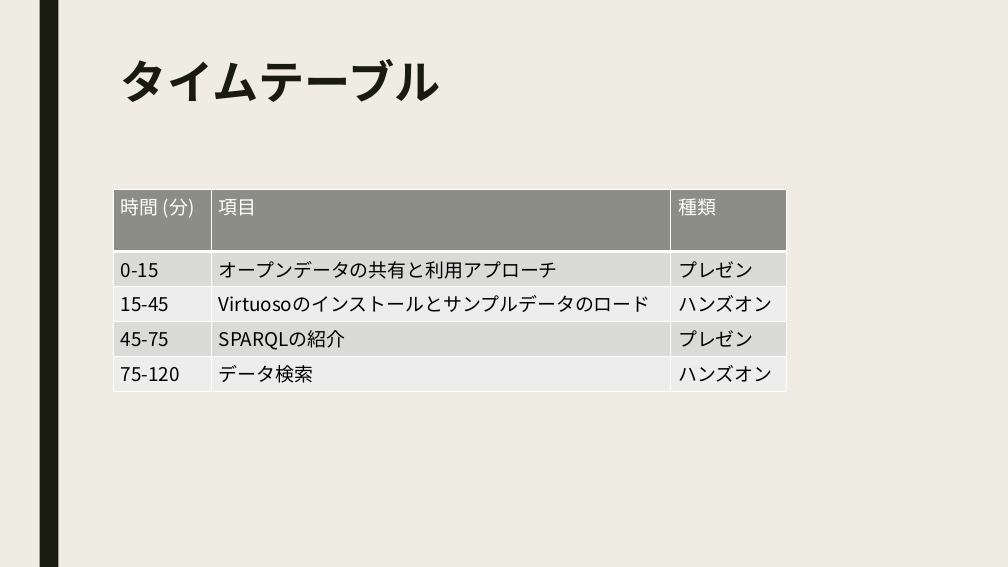
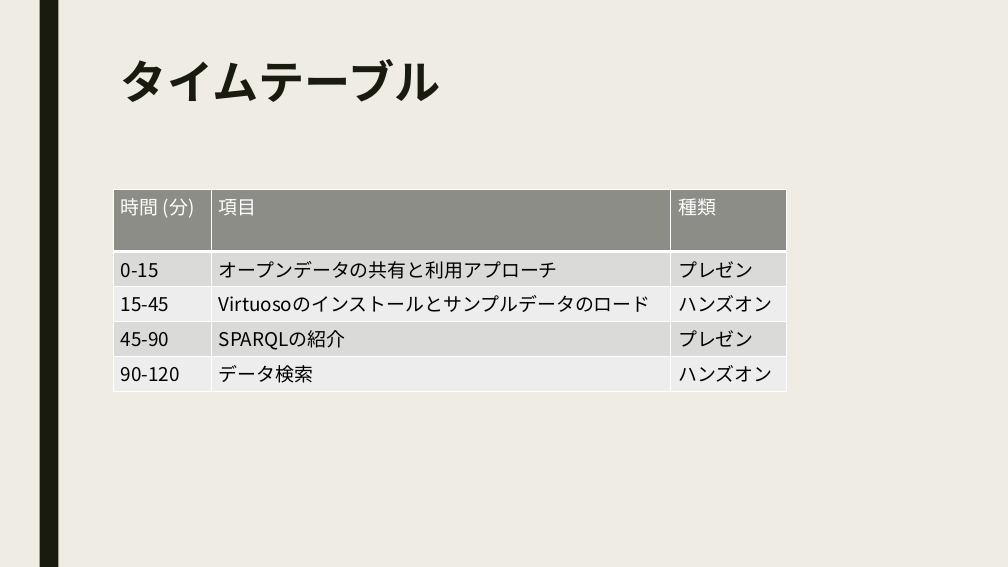
Before and after one commit to zambendorf/cfc2017aug, a slide deck: slide 2 of doc/cfc-20170805a.pptx. Drawn at 1008x567 pixels with LibreOffice and Linux fonts; fonts in the diff are those of the drawing. Boxes give left, top, right and bottom in pixels: in the first picture for what was removed or moved away, otherwise in the second. Text is boxed around its words. In the diff, an @@ line names an element or a change of style, - is before the commit and + after.

```diff
--- a/doc/cfc-20170805a.pptx
+++ b/doc/cfc-20170805a.pptx
@@ table at box(113, 189, 786, 387) @@
-row 4, column 1: 45-75
+row 4, column 1: 45-90
-row 5, column 1: 75-120
+row 5, column 1: 90-120
```
Also in this commit, not shown: 9 other slides changed, 7 slides added, 3 slides removed, 4 other files.
